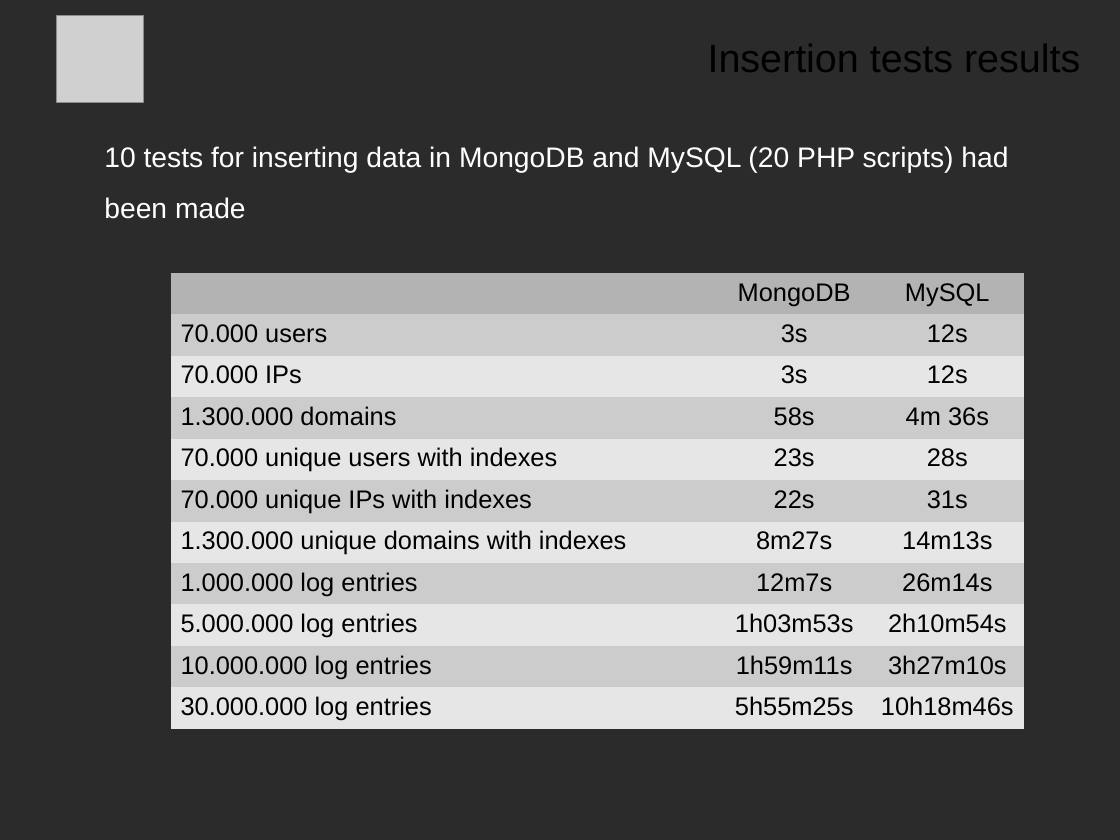
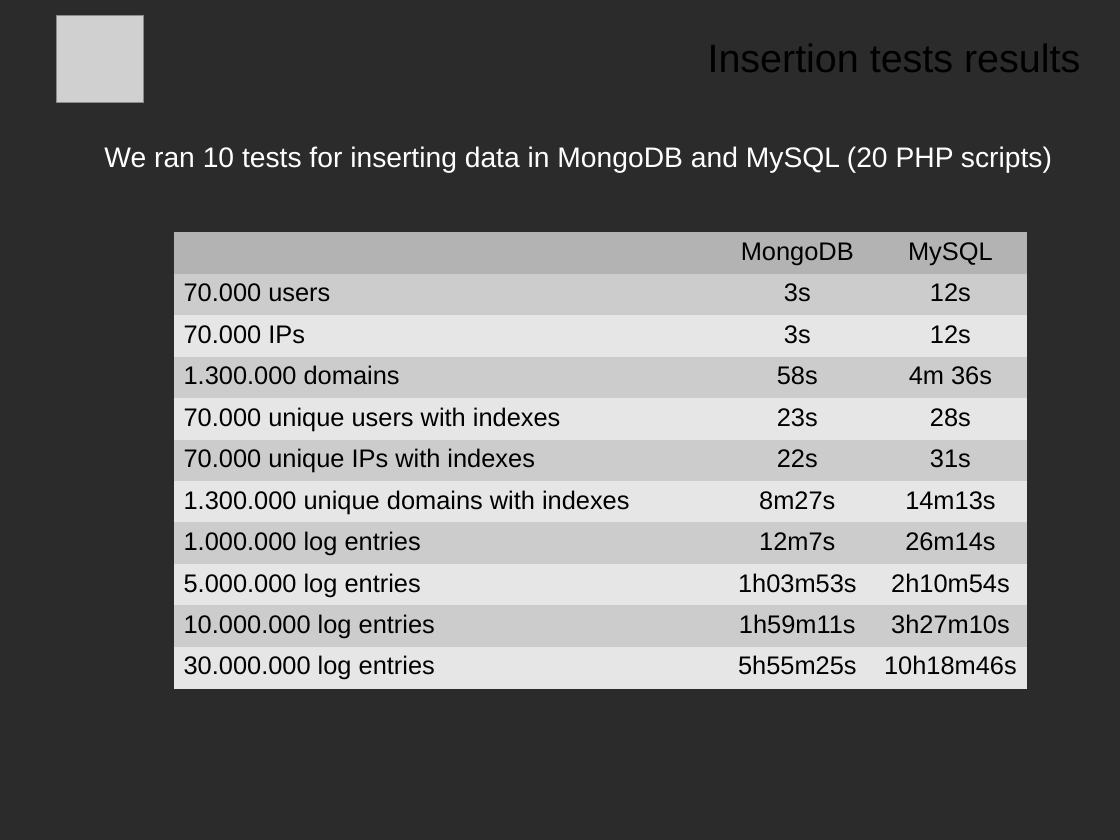
Before and after one commit to Ciges/internet_access_control_demo, a slide deck: slide 18 of NoSQL_Project_MSWL_Presentation.odp. Drawn at 1120x840 pixels with LibreOffice and Linux fonts; fonts in the diff are those of the drawing; grey boxes stand for pictures; background and template pictures are left out; a plain dark background stands for a picture behind light text. Boxes give left, top, right and bottom in pixels: in the first picture for what was removed or moved away, otherwise in the second. Text is boxed around its words. In the diff, an @@ line names an element or a change of style, - is before the commit and + after.

```diff
--- a/NoSQL_Project_MSWL_Presentation.odp
+++ b/NoSQL_Project_MSWL_Presentation.odp
@@ text at [104, 146, 1052, 173]: text changed @@
-10 tests for inserting data in MongoDB and MySQL (20 PHP scripts) had been made
+We ran 10 tests for inserting data in MongoDB and MySQL (20 PHP scripts)
@@ table: place and size @@
-table at [171, 273, 1025, 730]
+table at [174, 233, 1029, 689]
```
Also in this commit, not shown: 20 other slides changed, 1 other file.
